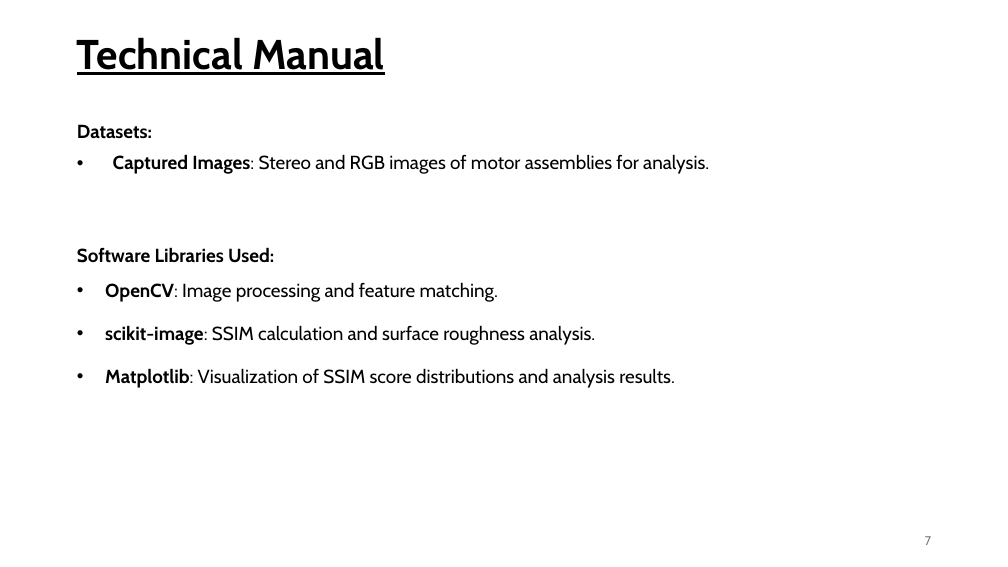
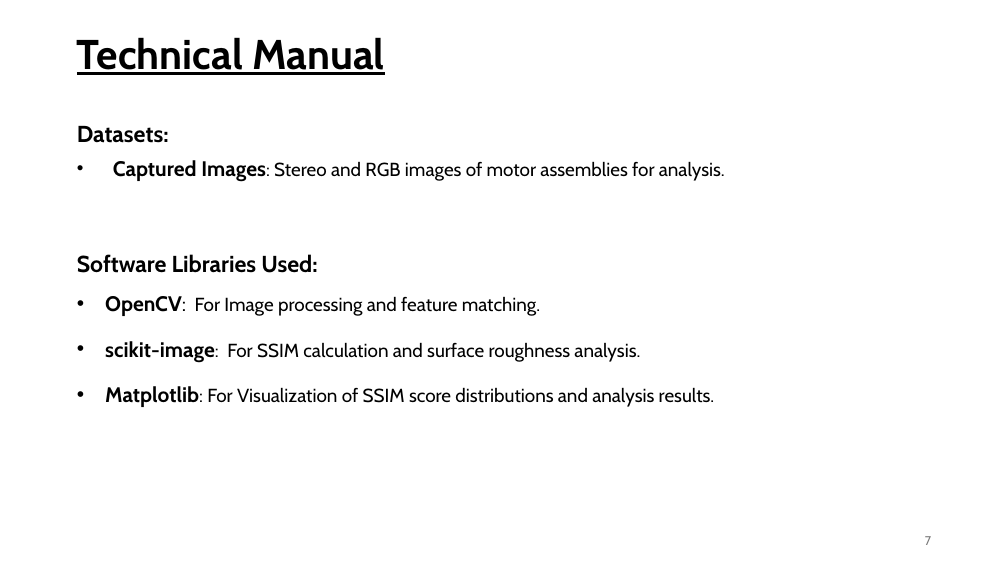
Before and after one commit to arpankumar2520/IDEAS_TIH_Project, a slide deck: slide 7 of MOTOR ASSEMBLY MONITORING THROUGH IMAGE ANALYSIS.pptx. Drawn at 1008x567 pixels with LibreOffice and Linux fonts; fonts in the diff are those of the drawing; background and template pictures are left out. Boxes give left, top, right and bottom in pixels: in the first picture for what was removed or moved away, otherwise in the second. Text is boxed around its words. In the diff, an @@ line names an element or a change of style, - is before the commit and + after.

```diff
--- a/MOTOR ASSEMBLY MONITORING THROUGH IMAGE ANALYSIS.pptx
+++ b/MOTOR ASSEMBLY MONITORING THROUGH IMAGE ANALYSIS.pptx
@@ text at (x1=77, y1=126, x2=725, y2=273): size 18 to 22 pt in "Datasets:", "Software Libraries Used:"; size 18 to 20 pt in "Captured Images:" @@
@@ text at (x1=105, y1=296, x2=715, y2=407): text changed @@
-• OpenCV: Image processing and feature matching.
-• scikit-image: SSIM calculation and surface roughness analysis.
-• Matplotlib: Visualization of SSIM score distributions and analysis results.
+• OpenCV: For Image processing and feature matching.
+• scikit-image: For SSIM calculation and surface roughness analysis.
+• Matplotlib: For Visualization of SSIM score distributions and analysis results.
```
Also in this commit, not shown: 14 other slides changed, 1 slide added, 1 slide removed, 3 other files.
